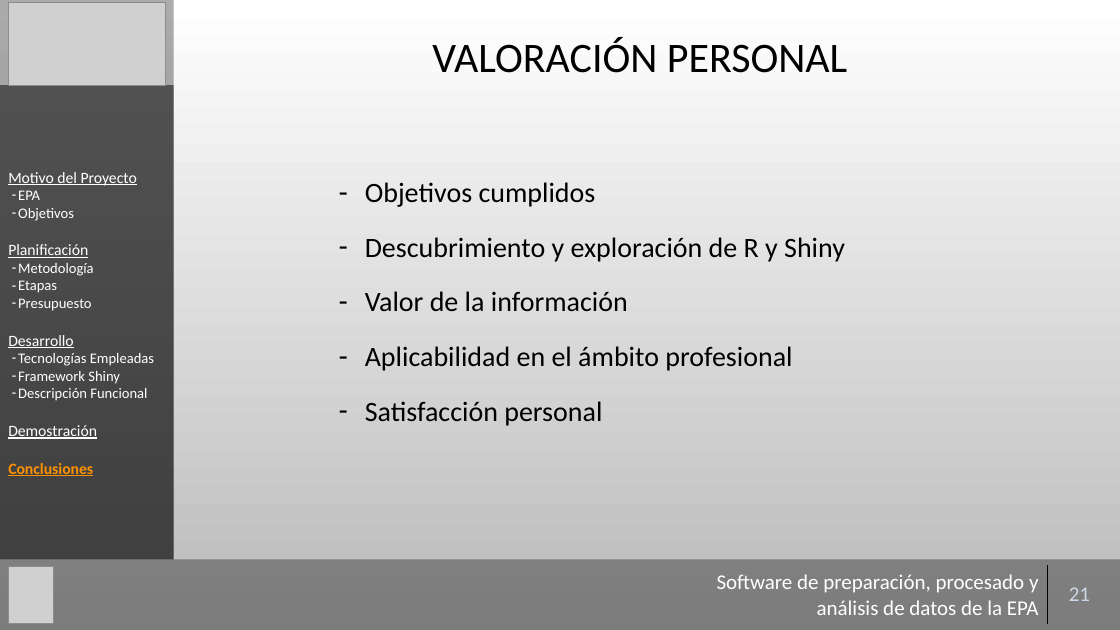
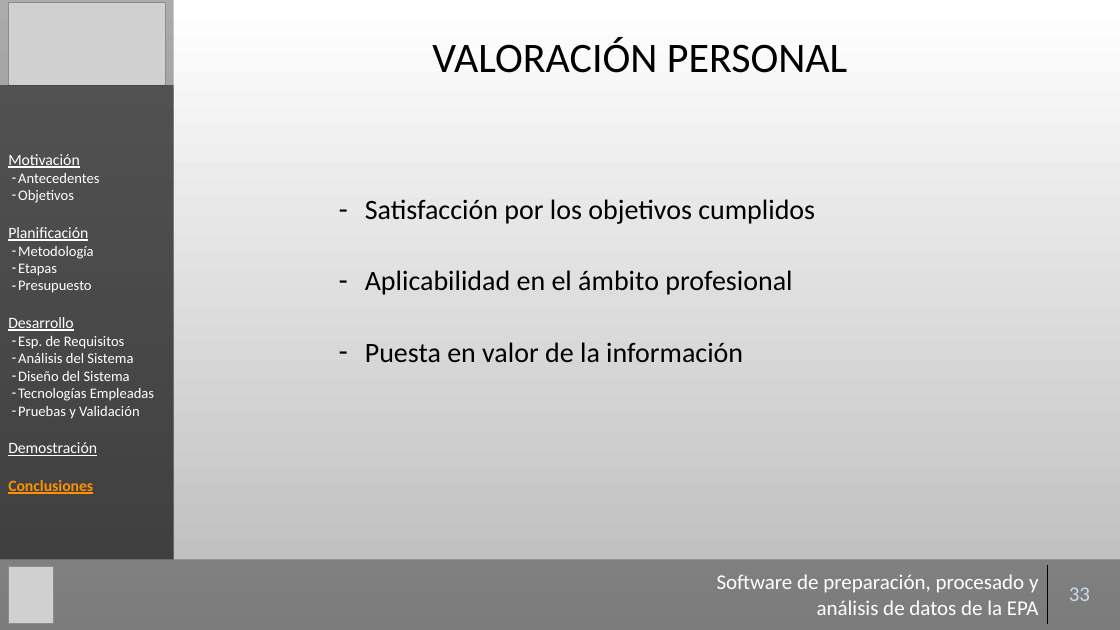
Before and after one commit to Gaulent/epa_explorer, a slide deck: slide 33 of mem/presentacion.pptx (slide 21 before the commit). Drawn at 1120x630 pixels with LibreOffice and Linux fonts; fonts in the diff are those of the drawing; grey boxes stand for pictures; background and template pictures are left out. Boxes give left, top, right and bottom in pixels: in the first picture for what was removed or moved away, otherwise in the second. Text is boxed around its words. In the diff, an @@ line names an element or a change of style, - is before the commit and + after.

```diff
--- a/mem/presentacion.pptx
+++ b/mem/presentacion.pptx
@@ text in rectangle at bbox=[8, 154, 99, 183]: text changed; size 13.5 to 12.5 pt @@
-Motivo del Proyecto
-– EPA
+Motivación
+– Antecedentes
@@ text at bbox=[365, 199, 815, 224]: text changed @@
-– Objetivos cumplidos
-– Descubrimiento y exploración de R y Shiny
-– Valor de la información
+– Satisfacción por los objetivos cumplidos
@@ text at bbox=[365, 270, 792, 295]: line spacing 1 to 1.5 @@
@@ text in rectangle at bbox=[18, 336, 133, 381]: paragraphs added @@
+– Esp. de Requisitos
+– Análisis del Sistema
+– Diseño del Sistema
@@ text at bbox=[365, 342, 743, 362]: text changed @@
-– Satisfacción personal
+– Puesta en valor de la información
@@ text in rectangle at bbox=[18, 406, 140, 419]: text changed @@
-– Framework Shiny
-– Descripción Funcional
+– Pruebas y Validación
@@ table at bbox=[705, 565, 1112, 624] @@
-row 1, column 2: 21
+row 1, column 2: 33
```
Also in this commit, not shown: 29 other slides changed, 13 slides added, 3 other files.
